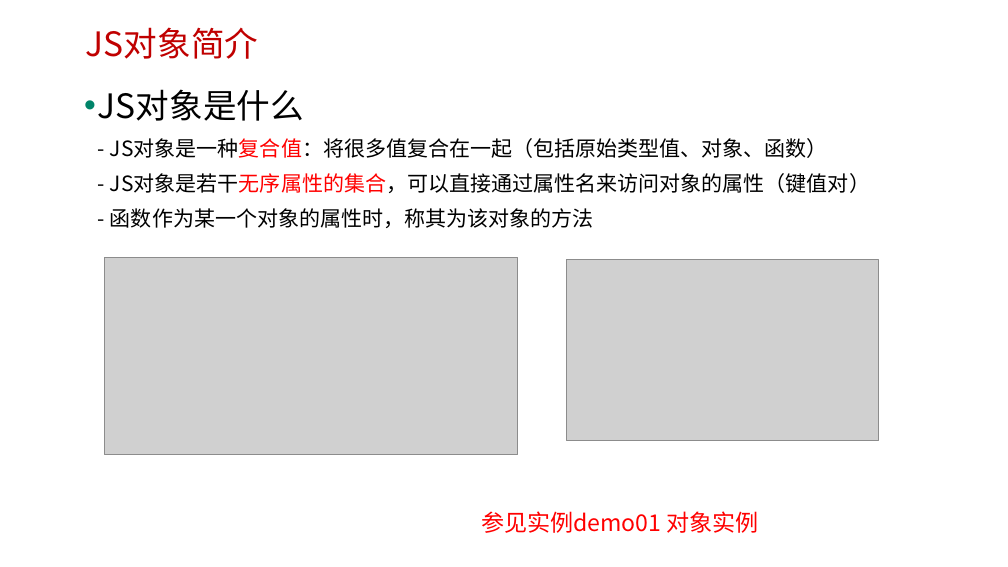
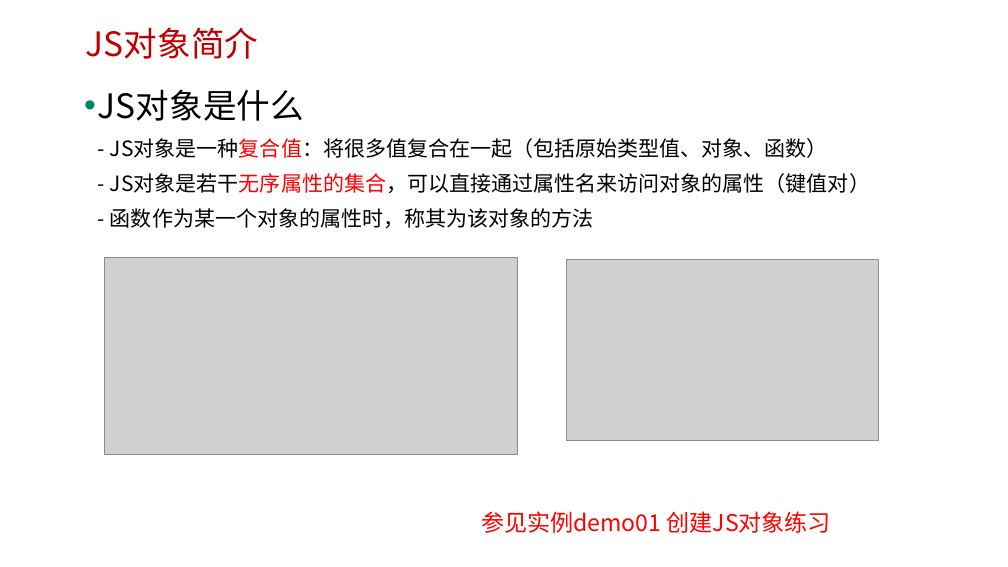
Before and after one commit to edu2act/course-javascript-advanced, a slide deck: slide 4 of 课程PPT/06.JavaScript对象.pptx. Drawn at 1008x567 pixels with LibreOffice and Linux fonts; fonts in the diff are those of the drawing; grey boxes stand for pictures; background and template pictures are left out. Boxes give left, top, right and bottom in pixels: in the first picture for what was removed or moved away, otherwise in the second. Text is boxed around its words. In the diff, an @@ line names an element or a change of style, - is before the commit and + after.

```diff
--- a/课程PPT/06.JavaScript对象.pptx
+++ b/课程PPT/06.JavaScript对象.pptx
@@ text at box(481, 511, 831, 533): text changed @@
-参见实例demo01 对象实例
+参见实例demo01 创建JS对象练习
```
Also in this commit, not shown: 7 other slides changed, 2 slides added, 10 other files.
